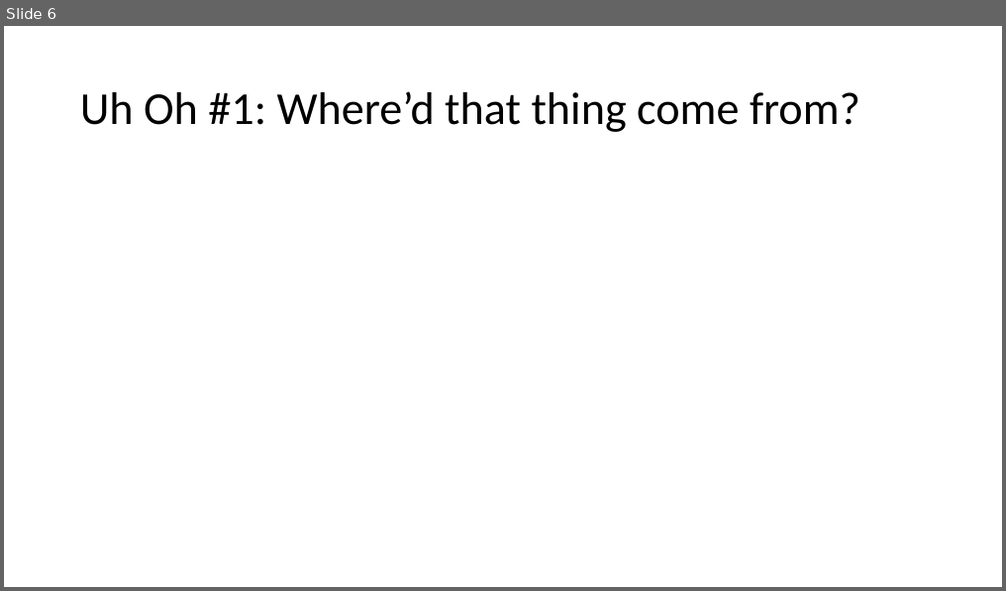
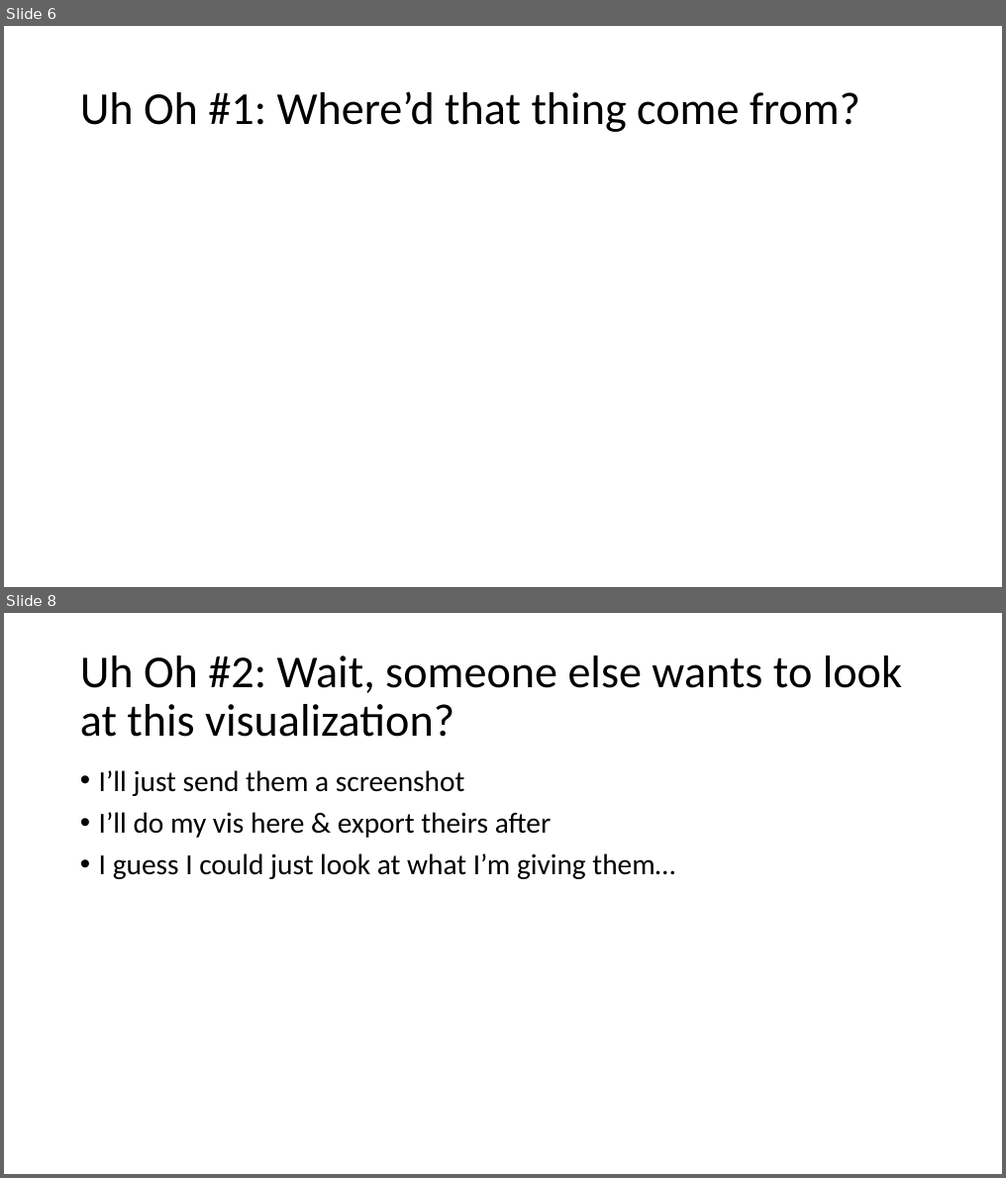
Before and after one commit to LydiaPeabody/pycon2020_talk, a slide deck: pycon2020_sketch.pptx. Shown one above the other, each under a label of ours: slide 6 before the commit, slides 6 and 8 after it; the slides between them are not shown. The pictures are 1006x591 and 1006x1178 pixels, drawn with LibreOffice and Linux fonts; fonts in the diff are those of the drawing. Boxes give left, top, right and bottom in pixels: in the first picture for what was removed or moved away, otherwise in the second. Text is boxed around its words. In the diff, an @@ line names an element or a change of style, - is before the commit and + after.

```diff
--- a/pycon2020_sketch.pptx
+++ b/pycon2020_sketch.pptx
@@ slide 8 added at (4,613,1002,1174), background #FFFFFF @@
@@ title added at (80,656,902,737), 44 pt, text #000000 @@
+Uh Oh #2: Wait, someone else wants to look at this visualization?
@@ text added at (99,770,675,879), 28 pt, text #000000 @@
+• I’ll just send them a screenshot
+• I’ll do my vis here & export theirs after
+• I guess I could just look at what I’m giving them…
```
Also in this commit, not shown: 3 slides changed, 4 other slides added, 2 slides removed, 8 other files.
